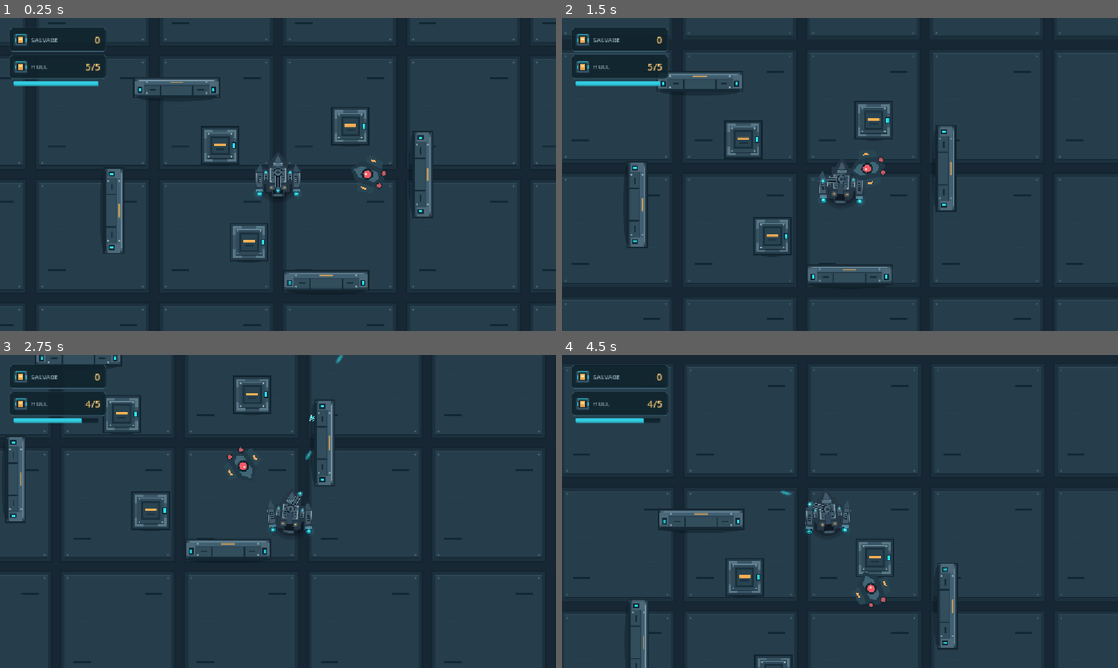
Above: before the commit, frames 1-4 (two rows, left to right).
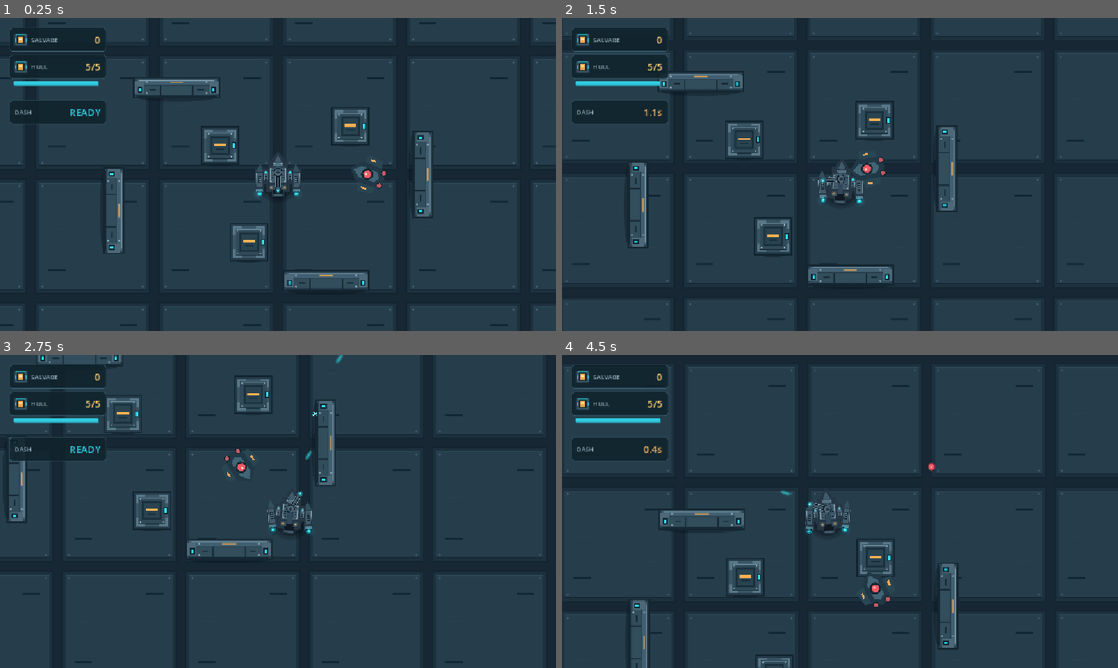
Above: after the commit, the same moments.

Repository: lolalolabob123/NeonSalvage-Godot
Game: Godot game, scene res://scenes/levels/SalvageYard_Prototype.tscn
Two runs of this game, one before a commit and one after it. Both use one fixed random seed, a clock stepped at 60 frames per second and the inputs below.
Inputs (mouse positions are in pixels of both pictures, inside the frame that each line leads up to):
- Up to frame 1 (0.25 s): no input
- Up to frame 2 (1.5 s): move the mouse to (962, 158) at 0.52 s; hold D (move_right) 0.53-1.28 s; tap Space (dash) at 0.6, 1.35 s; move the mouse to (728, 190) at 1.27 s; hold S (move_down) from 1.28 s (still down)
- Up to frame 3 (2.75 s): move the mouse to (333, 442) at 2.02 s; release S (move_down) at 2.03 s; press the mouse at (333, 442) at 2.03 s; hold D (move_right) from 2.03 s (still down); tap Space (dash) at 2.3 s
- Up to frame 4 (4.5 s): move the mouse to (812, 574) at 2.77 s; release D (move_right) at 2.78 s; release the mouse at (812, 574) at 2.78 s; hold W (move_up) 2.78-3.53 s; tap Space (dash) at 2.85, 3.6 s; move the mouse to (1006, 558) at 3.52 s; hold A (move_left) from 3.53 s (still down); move the mouse to (673, 464) at 4.27 s; click (673, 464) at 4.35 s

The runs differ from the first frame. In frame 1, 1.0% of the frame differs, in the area x 1-20%, y 26-34%; in frame 2, 2.5%, in the area x 0-90%, y 4-92%; in frame 3, 2.1%; in frame 4, 2.2%.

Commit message:
Added enemy projectile warning, and enemy pathfinding

Diff:
--- a/neon-salvage/project.godot
+++ b/neon-salvage/project.godot
@@ -23,6 +23,7 @@
 [global_group]
 
 player=""
+navigation_blockers=""
 
 [input]
 
--- a/neon-salvage/scenes/enemies/SentryDrone.tscn
+++ b/neon-salvage/scenes/enemies/SentryDrone.tscn
@@ -2,6 +2,7 @@
 
 [ext_resource type="Texture2D" uid="uid://doqs5y1w3b6aa" path="res://assets/enemies/SentryDrone_A.png" id="1_8gkan"]
 [ext_resource type="Script" uid="uid://cl8plbn2qeyrb" path="res://scripts/enemies/sentry_drone.gd" id="1_h8huq"]
+[ext_resource type="Texture2D" uid="uid://do5ny6rnn1fe7" path="res://assets/projectiles/SentryPulse_A.png" id="3_bxvkx"]
 
 [sub_resource type="CircleShape2D" id="CircleShape2D_8gkan"]
 radius = 25.0
@@ -29,3 +30,15 @@
 
 [node name="Muzzle" type="Marker2D" parent="." unique_id=2066239883]
 position = Vector2(0, -42)
+
+[node name="ChargeGlow" type="Sprite2D" parent="Muzzle" unique_id=892580756]
+z_index = 2
+scale = Vector2(0.7, 0.7)
+texture = ExtResource("3_bxvkx")
+
+[node name="SightRay" type="RayCast2D" parent="Muzzle" unique_id=663643955]
+target_position = Vector2(0, -400)
+
+[node name="NavigationAgent2D" type="NavigationAgent2D" parent="." unique_id=1381451748]
+path_desired_distance = 12.0
+target_desired_distance = 16.0
--- a/neon-salvage/scenes/levels/SalvageYard_Prototype.tscn
+++ b/neon-salvage/scenes/levels/SalvageYard_Prototype.tscn
@@ -7,6 +7,15 @@
 [ext_resource type="PackedScene" uid="uid://oohw5n16r2ll" path="res://scenes/ui/SalvageHUD.tscn" id="5_n3p8q"]
 [ext_resource type="PackedScene" uid="uid://bq0waxbah2ib0" path="res://scenes/enemies/SentryDrone.tscn" id="6_hmiub"]
 [ext_resource type="PackedScene" uid="uid://bx1wgwy237acn" path="res://scenes/ui/GameOverScreen.tscn" id="7_x17an"]
+
+[sub_resource type="NavigationPolygon" id="NavigationPolygon_bxvkx"]
+vertices = PackedVector2Array(-110, -148, 332, -100, 268, -100, -900, -118, -310, -148, 200, 188, 0, 188, -308, 175, -308, -25, 268, 100, -110, -212, -310, -212, -900, -268, -900, -332, 1516.9922, 1009.97656, 200, 252, 332, 100, 1515, -1004.9922, -1517.9375, 1004.0078, 0, 252, -1507.0469, -1002, -900, -182, -1100, -268, -1100, -182, -372, 175, -1100, -332, -1100, -118, -372, -25)
+polygons = Array[PackedInt32Array]([PackedInt32Array(0, 1, 2, 3, 4), PackedInt32Array(5, 6, 7, 8, 2, 9), PackedInt32Array(10, 11, 12, 13), PackedInt32Array(14, 15, 16, 17), PackedInt32Array(15, 14, 18, 19), PackedInt32Array(16, 15, 5, 9), PackedInt32Array(17, 16, 1), PackedInt32Array(20, 17, 1, 10), PackedInt32Array(4, 3, 21, 11), PackedInt32Array(22, 12, 11, 21, 23), PackedInt32Array(7, 6, 19, 18, 24), PackedInt32Array(1, 0, 10), PackedInt32Array(20, 10, 13), PackedInt32Array(20, 13, 25), PackedInt32Array(18, 20, 25, 22), PackedInt32Array(18, 22, 23), PackedInt32Array(18, 23, 26), PackedInt32Array(24, 18, 26, 3, 27), PackedInt32Array(27, 3, 2, 8)])
+outlines = Array[PackedVector2Array]([PackedVector2Array(-1517, -1012, 1525, -1015, 1527, 1020, -1528, 1014)])
+parsed_geometry_type = 1
+parsed_collision_mask = 4294967041
+source_geometry_mode = 2
+source_geometry_group_name = &"navigation_blockers"
 
 [node name="SalvageYardPrototype" type="Node2D" unique_id=1876928811]
 
@@ -22,17 +31,23 @@
 
 [node name="Obstacles" type="Node2D" parent="." unique_id=109663560]
 
-[node name="CoverNorth" parent="Obstacles" unique_id=38345602 instance=ExtResource("1_ho4y1")]
+[node name="CoverNorth" parent="Obstacles" unique_id=38345602 groups=["navigation_blockers"] instance=ExtResource("1_ho4y1")]
 position = Vector2(-210, -180)
 
-[node name="CoverEast" parent="Obstacles" unique_id=1858343960 instance=ExtResource("1_ho4y1")]
+[node name="CoverNorth2" parent="Obstacles" unique_id=289107381 groups=["navigation_blockers"] instance=ExtResource("1_ho4y1")]
+position = Vector2(-1000, -300)
+
+[node name="CoverNorth3" parent="Obstacles" unique_id=1111306223 groups=["navigation_blockers"] instance=ExtResource("1_ho4y1")]
+position = Vector2(-1000, -150)
+
+[node name="CoverEast" parent="Obstacles" unique_id=1858343960 groups=["navigation_blockers"] instance=ExtResource("1_ho4y1")]
 position = Vector2(300, 0)
 rotation = 1.5707964
 
-[node name="CoverSouth" parent="Obstacles" unique_id=341584431 instance=ExtResource("1_ho4y1")]
+[node name="CoverSouth" parent="Obstacles" unique_id=341584431 groups=["navigation_blockers"] instance=ExtResource("1_ho4y1")]
 position = Vector2(100, 220)
 
-[node name="CoverWest" parent="Obstacles" unique_id=705001583 instance=ExtResource("1_ho4y1")]
+[node name="CoverWest" parent="Obstacles" unique_id=705001583 groups=["navigation_blockers"] instance=ExtResource("1_ho4y1")]
 position = Vector2(-340, 75)
 rotation = 1.5707964
 
@@ -54,3 +69,6 @@
 position = Vector2(200, 0)
 
 [node name="GameOverScreen" parent="." unique_id=557411570 instance=ExtResource("7_x17an")]
+
+[node name="EnemyNavigation" type="NavigationRegion2D" parent="." unique_id=572508341]
+navigation_polygon = SubResource("NavigationPolygon_bxvkx")
--- a/neon-salvage/scenes/player/PlayerDrone.tscn
+++ b/neon-salvage/scenes/player/PlayerDrone.tscn
@@ -168,8 +168,8 @@
 gravity = Vector2(0, 0)
 initial_velocity_min = 50.0
 initial_velocity_max = 120.0
-scale_amount_min = 0.7
-scale_amount_max = 1.4
+scale_amount_min = 3.0
+scale_amount_max = 5.0
 color = Color(0.19215687, 0.79607844, 0.8784314, 1)
 color_ramp = SubResource("Gradient_qcr60")
 
--- a/neon-salvage/scenes/ui/SalvageHUD.tscn
+++ b/neon-salvage/scenes/ui/SalvageHUD.tscn
@@ -101,6 +101,40 @@
 theme_override_font_sizes/font_size = 20
 text = "5/5"
 
+[node name="DashPanel" type="PanelContainer" parent="." unique_id=830373479]
+custom_minimum_size = Vector2(200, 50)
+offset_left = 20.0
+offset_top = 170.0
+offset_right = 220.0
+offset_bottom = 220.0
+mouse_filter = 2
+theme_override_styles/panel = SubResource("StyleBoxFlat_8c4qq")
+
+[node name="Row" type="HBoxContainer" parent="DashPanel" unique_id=1722212715]
+layout_mode = 2
+theme_override_constants/separation = 8
+
+[node name="Icon" type="TextureRect" parent="DashPanel/Row" unique_id=707467267]
+visible = false
+custom_minimum_size = Vector2(26, 26)
+layout_mode = 2
+texture = ExtResource("1_wqvua")
+expand_mode = 1
+stretch_mode = 3
+
+[node name="Title" type="Label" parent="DashPanel/Row" unique_id=809939414]
+layout_mode = 2
+size_flags_horizontal = 3
+theme_override_colors/font_color = Color(0.5686275, 0.68235296, 0.73333335, 1)
+theme_override_font_sizes/font_size = 13
+text = "DASH"
+
+[node name="Amount" type="Label" parent="DashPanel/Row" unique_id=2096699885]
+layout_mode = 2
+theme_override_colors/font_color = Color(1, 0.8039216, 0.45882353, 1)
+theme_override_font_sizes/font_size = 20
+text = "READY"
+
 [node name="HullBar" type="ProgressBar" parent="." unique_id=133290860]
 custom_minimum_size = Vector2(0, 8)
 offset_left = 28.0
--- a/neon-salvage/scripts/enemies/sentry_drone.gd
+++ b/neon-salvage/scripts/enemies/sentry_drone.gd
@@ -15,6 +15,9 @@
 @onready var detection_area: Area2D = $DetectionArea
 @onready var sprite: Sprite2D = $Sprite2D
 @onready var muzzle: Marker2D = $Muzzle
+@onready var charge_glow: Sprite2D = $Muzzle/ChargeGlow
+@onready var sight_ray: RayCast2D = $Muzzle/SightRay
+@onready var navigation_agent: NavigationAgent2D = $NavigationAgent2D
 
 @export var move_speed: float = 115.0
 @export var acceleration: float = 450.0
@@ -22,24 +25,35 @@
 @export var rotation_speed: float = 6.0
 @export var max_health: int = 4
 @export var fire_interval: float = 1.5
+@export var windup_duration: float = 0.35
 
 var target: Node2D = null
 var current_health: int = 0
 var fire_timer: float = 0.0
+var windup_timer: float = 0.0
+var is_winding_up: bool = false
+
 
 func _ready() -> void:
 	current_health = max_health
+	charge_glow.hide()
 
 	detection_area.body_entered.connect(_on_body_entered)
 	detection_area.body_exited.connect(_on_body_exited)
+
+	sight_ray.add_exception(self)
+
 
 func _on_body_entered(body: Node2D) -> void:
 	if body.is_in_group("player"):
 		target = body
+		navigation_agent.target_position = body.global_position
+
 
 func _on_body_exited(body: Node2D) -> void:
 	if body == target:
 		target = null
+
 
 func _physics_process(delta: float) -> void:
 	var desired_velocity: Vector2 = Vector2.ZERO
@@ -58,9 +72,18 @@
 				minf(rotation_speed * delta, 1.0)
 			)
 
-			# Approach until within firing distance.
-			if distance > stopping_distance:
-				desired_velocity = to_player.normalized() * move_speed
+			# Refresh the route when the player moves.
+			if navigation_agent.target_position.distance_to(target.global_position) > 16.0:
+				navigation_agent.target_position = target.global_position
+
+			# Approach until within firing distance and able to see the player.
+			if distance > stopping_distance or not has_line_of_sight():
+				if not navigation_agent.is_navigation_finished():
+					var next_point: Vector2 = navigation_agent.get_next_path_position()
+					var path_direction: Vector2 = next_point - global_position
+
+					if path_direction.length_squared() > 4.0:
+						desired_velocity = path_direction.normalized() * move_speed
 	# Accelerate or decelerate smoothly.
 	velocity = velocity.move_toward(
 		desired_velocity,
@@ -70,15 +93,82 @@
 	move_and_slide()
 
 	# Handle automatic firing.
-	if is_instance_valid(target):
-		fire_timer -= delta
-
-		if fire_timer <= 0.0:
-			fire_at_player()
-			fire_timer = fire_interval
+	if is_instance_valid(target) and has_line_of_sight():
+		if is_winding_up:
+			# Count down the weapon charging phase.
+			windup_timer -= delta
+
+			if windup_timer <= 0.0:
+				is_winding_up = false
+
+				# Fire after charging finishes.
+				fire_at_player()
+
+				# Maintain the intended firing interval.
+				fire_timer = maxf(
+					fire_interval - windup_duration,
+					0.0
+				)
+
+		else:
+			# Wait until it's time to prepare another shot.
+			fire_timer -= delta
+
+			if fire_timer <= 0.0:
+				is_winding_up = true
+				windup_timer = windup_duration
+
 	else:
-		# Reset the cooldown when the player leaves detection range.
+		# Cancel charging if the player leaves detection range.
+		is_winding_up = false
+		windup_timer = 0.0
 		fire_timer = fire_interval
+
+	# Update charging visuals every physics frame.
+	charge_glow.visible = is_winding_up
+
+	if is_winding_up:
+		var charge_progress: float = 1.0 - clampf(
+			windup_timer / maxf(windup_duration, 0.01),
+			0.0,
+			1.0
+		)
+
+		# Gradually tint the Sentry red-orange.
+		sprite.self_modulate = Color.WHITE.lerp(
+			Color("#F36A58"),
+			charge_progress
+		)
+
+		# Grow the energy buildup at the muzzle.
+		var glow_scale: float = lerpf(
+			0.45,
+			1.2,
+			charge_progress
+		)
+
+		charge_glow.scale = Vector2.ONE * glow_scale
+
+	else:
+		sprite.self_modulate = Color.WHITE
+
+func has_line_of_sight() -> bool:
+	if not is_instance_valid(target):
+		return false
+
+	# Point the ray directly towards the player.
+	sight_ray.target_position = sight_ray.to_local(
+		target.global_position
+	)
+
+	# Immediately update the raycast result.
+	sight_ray.force_raycast_update()
+
+	# Only return true if the first object hit is the player.
+	return(
+		sight_ray.is_colliding()
+		and sight_ray.get_collider() == target
+	)
 
 func take_damage(amount: int) -> void:
 	if amount <= 0 or current_health <= 0:
@@ -91,6 +181,7 @@
 		return
 
 	flash_hit()
+
 
 func flash_hit() -> void:
 	# Temporarily tint the enemy red.
@@ -106,7 +197,12 @@
 		0.14
 	)
 
+
 func destroy_sentry() -> void:
+	# Remove any remaining charging visuals.
+	charge_glow.hide()
+	sprite.self_modulate = Color.WHITE
+
 	# Stop enemy movement.
 	velocity = Vector2.ZERO
 	set_physics_process(false)
@@ -132,7 +228,7 @@
 	# Start the particle burst.
 	debris.emitting = true
 
-	# Animate the destruction
+	# Animate the destruction.
 	var tween: Tween = create_tween()
 	tween.set_parallel(true)
 
@@ -158,9 +254,9 @@
 	# Remove the enemy when the animation finishes.
 	tween.finished.connect(queue_free)
 
+
 func spawn_salvage_drop() -> void:
 	var pickup: Area2D = SALVAGE_PICKUP.instantiate() as Area2D
-
 	var level: Node2D = get_tree().current_scene as Node2D
 
 	# Position the pickup where the enemy was destroyed.
@@ -168,6 +264,7 @@
 
 	# Add the pickup directly to the level.
 	level.add_child(pickup)
+
 
 func fire_at_player() -> void:
 	if not is_instance_valid(target):
@@ -186,7 +283,7 @@
 	# Configure its direction and owner.
 	pulse.configure(direction, self)
 
-	# Add the projectile to the Level.
+	# Add the projectile to the level.
 	var level: Node2D = get_tree().current_scene as Node2D
 
 	pulse.position = level.to_local(muzzle.global_position)
--- a/neon-salvage/scripts/player/player_drone.gd
+++ b/neon-salvage/scripts/player/player_drone.gd
@@ -273,3 +273,12 @@
 		Color.WHITE,
 		0.18
 	)
+
+func get_dash_status_text() -> String:
+	if not dash_unlocked:
+		return "LOCKED"
+
+	if dash_cooldown_remaining > 0.0:
+		return "%.1fs" % dash_cooldown_remaining
+
+	return "READY"
--- a/neon-salvage/scripts/ui/salvage_hud.gd
+++ b/neon-salvage/scripts/ui/salvage_hud.gd
@@ -3,14 +3,18 @@
 @onready var amount_label: Label = $SalvagePanel/Row/Amount
 @onready var hull_amount: Label = $HullPanel/Row/Amount
 @onready var hull_bar: ProgressBar = $HullBar
+@onready var dash_amount: Label = $DashPanel/Row/Amount
 
+var player: Node = null
 var pulse_tween: Tween
 var hull_tween: Tween
+var last_dash_text: String = ""
+
 
 func _ready() -> void:
 	amount_label.text = "0"
 
-	var player: Node = get_tree().get_first_node_in_group("player")
+	player = get_tree().get_first_node_in_group("player")
 
 	if player == null:
 		push_warning("SalvageHUD: Player not found.")
@@ -27,13 +31,47 @@
 	# Display the player's current total immediately.
 	amount_label.text = str(int(player.get("salvage_total")))
 
+
+func _process(_delta: float) -> void:
+	if not is_instance_valid(player):
+		return
+
+	var dash_text: String = str(
+		player.call("get_dash_status_text")
+	)
+
+	# Only update when the displayed status changes.
+	if dash_text == last_dash_text:
+		return
+
+	last_dash_text = dash_text
+	dash_amount.text = dash_text
+
+	var dash_color: Color
+
+	if dash_text == "LOCKED":
+		dash_color = Color("#758D99")
+
+	elif dash_text == "READY":
+		dash_color = Color("#31CBE0")
+
+	else:
+		dash_color = Color("#F3AC57")
+
+	# Update the label colour.
+	dash_amount.add_theme_color_override(
+		"font_color",
+		dash_color
+	)
+
+
 func _on_salvage_changed(total: int) -> void:
 	amount_label.text = str(total)
 
 	# Scale around the centre of the number.
 	amount_label.pivot_offset = amount_label.size / 2.0
 
-	# Stop an unfinished pulse
+	# Stop an unfinished pulse.
 	if pulse_tween != null and pulse_tween.is_running():
 		pulse_tween.kill()
 
@@ -41,7 +79,7 @@
 
 	pulse_tween = create_tween()
 
-	# Quickly grow
+	# Quickly grow.
 	pulse_tween.tween_property(
 		amount_label,
 		"scale",
@@ -49,12 +87,13 @@
 		0.09
 	).set_trans(Tween.TRANS_BACK).set_ease(Tween.EASE_OUT)
 
+
 func _on_health_changed(current: int, maximum: int) -> void:
 	hull_amount.text = "%d/%d" % [current, maximum]
 
 	hull_bar.max_value = maximum
 
-	#Stop the previous animation if one is running.
+	# Stop the previous animation if one is running.
 	if hull_tween:
 		hull_tween.kill()
 
@@ -79,8 +118,10 @@
 	# Choose a colour based on remaining health.
 	if health_ratio > 0.6:
 		fill_style.bg_color = Color("#31CBE0")
+
 	elif health_ratio > 0.2:
 		fill_style.bg_color = Color("#F3AC57")
+
 	else:
 		fill_style.bg_color = Color("#F25768")
 
